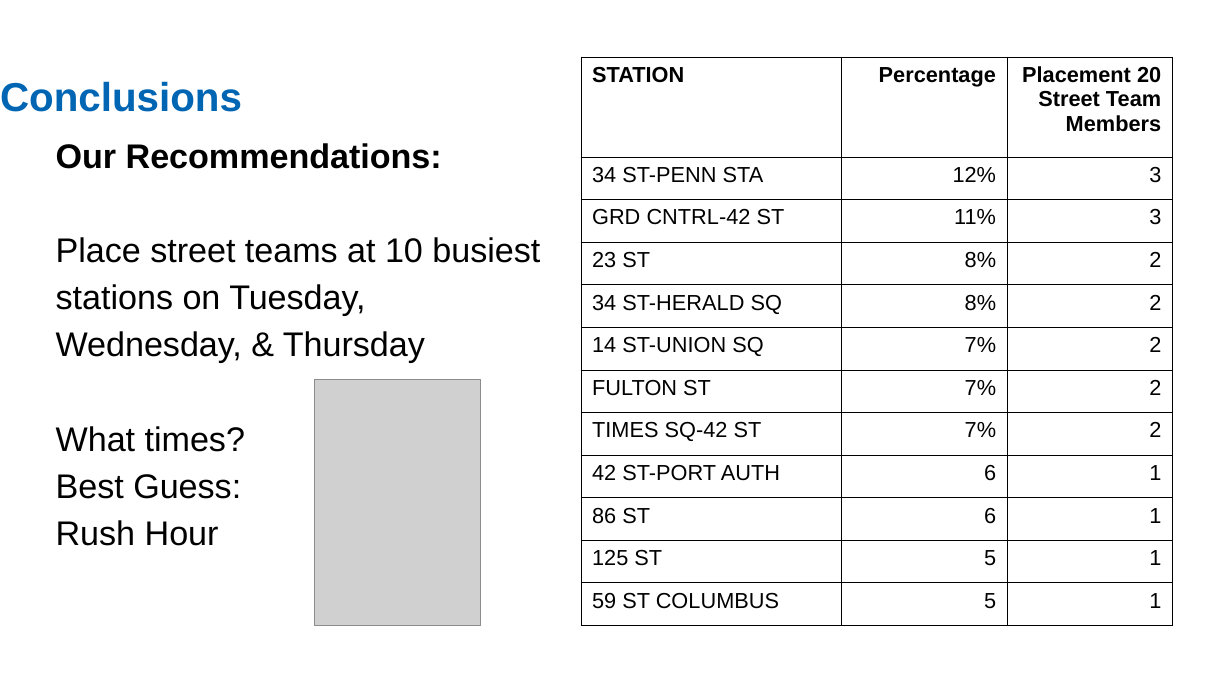
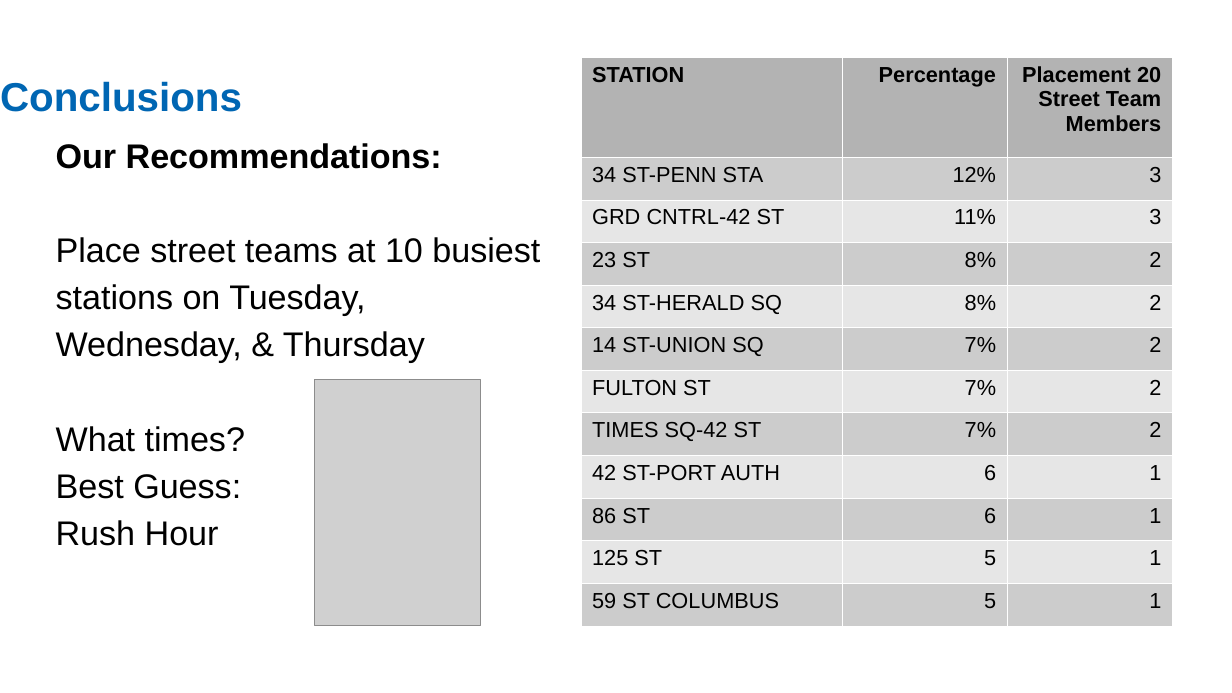
Before and after one commit to ekand/mtacular, a slide deck: slide 11 of reports/ekand_MTA_DATA_PP_3.1.odp. Drawn at 1232x693 pixels with LibreOffice and Linux fonts; fonts in the diff are those of the drawing; grey boxes stand for pictures. Boxes give left, top, right and bottom in pixels: in the first picture for what was removed or moved away, otherwise in the second. Text is boxed around its words. In the diff, an @@ line names an element or a change of style, - is before the commit and + after.

```diff
--- a/reports/ekand_MTA_DATA_PP_3.1.odp
+++ b/reports/ekand_MTA_DATA_PP_3.1.odp
@@ table at box(581, 57, 1173, 626) @@
@@ fill none to #B3B3B3 in row 1 @@
@@ fill none to #CCCCCC in 18 cells @@
@@ fill none to #E6E6E6 in 15 cells @@
@@ borders changed @@
```
Also in this commit, not shown: 3 other slides changed, 1 other file.
